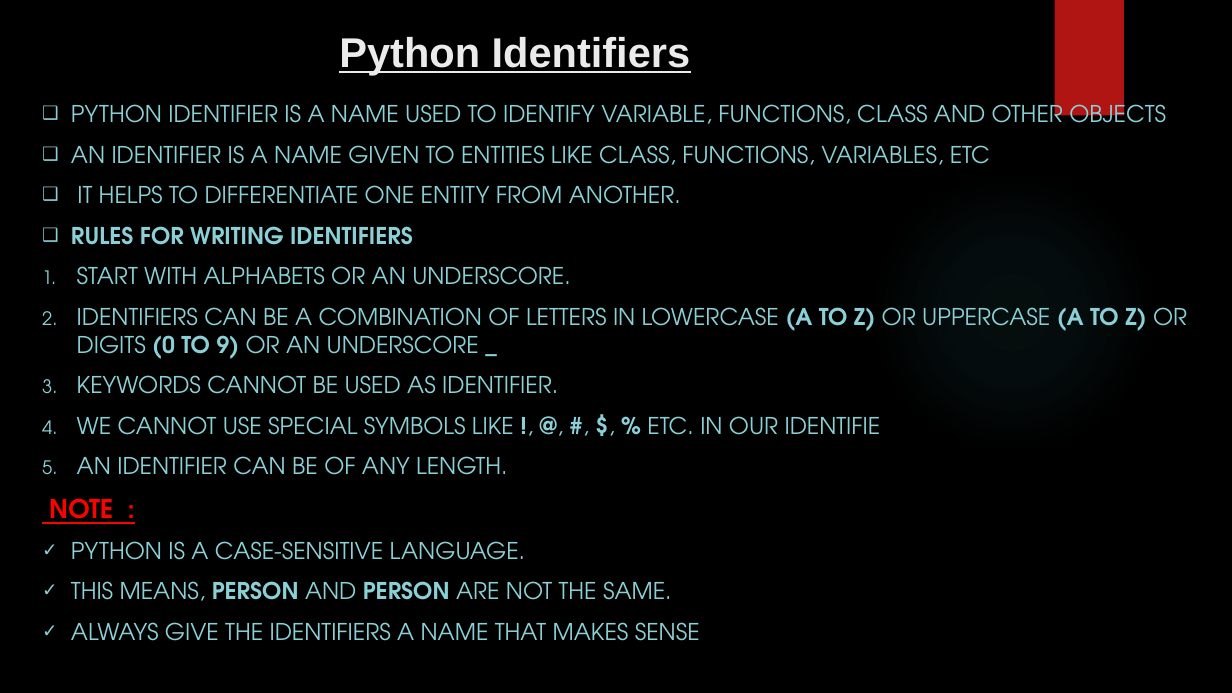
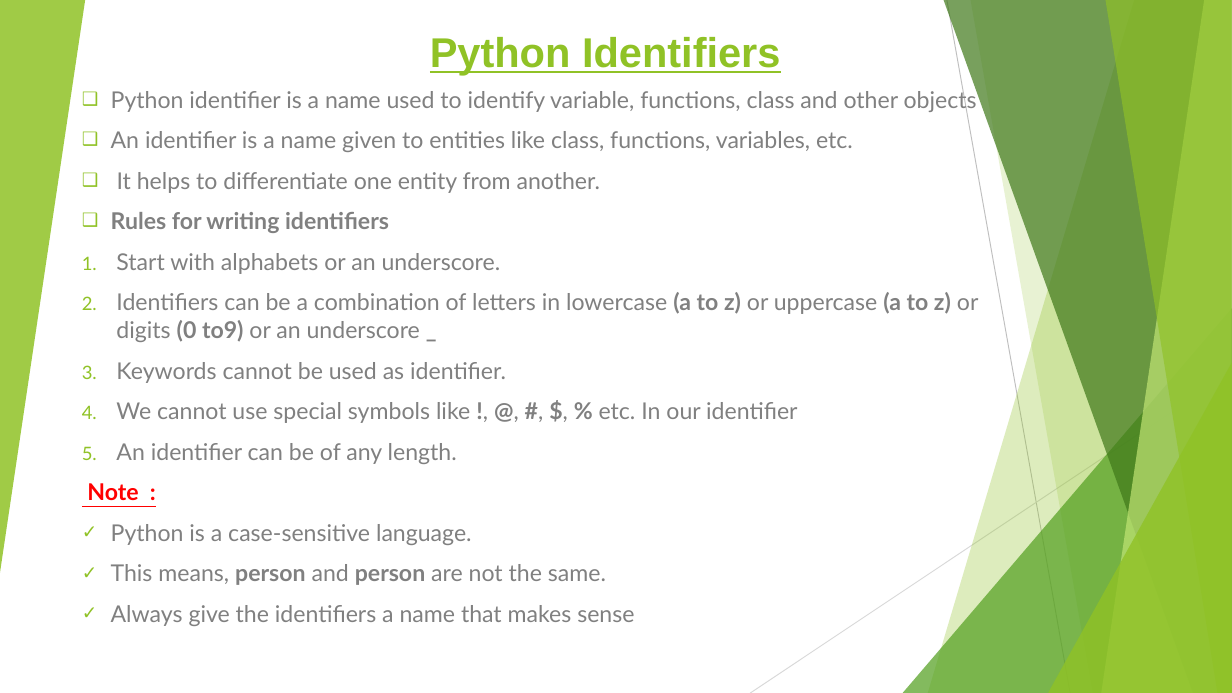
Before and after one commit to tauovir/Materials, a slide deck: slide 2 of Python Session/Python_9_may.pptx. Drawn at 1232x693 pixels with LibreOffice and Linux fonts; fonts in the diff are those of the drawing; background and template pictures are left out. Boxes give left, top, right and bottom in pixels: in the first picture for what was removed or moved away, otherwise in the second. Text is boxed around its words. In the diff, an @@ line names an element or a change of style, - is before the commit and + after.

```diff
--- a/Python Session/Python_9_may.pptx
+++ b/Python Session/Python_9_may.pptx
@@ background picture (left out) to #FFFFFF @@
@@ group added at <box>0,0,1232,693</box>: 5 freeform shapes, 3 triangles, 2 lines @@
@@ title "Python Identifiers" at <box>430,37,781,75</box>: text colour #EBEBEB to #90C226; alignment left to right @@
@@ rectangle removed at <box>1055,0,1124,116</box> @@
@@ subtitle at <box>87,87,979,626</box>: text changed; font TeX Gyre Adventor to Lato; text colour #8AD0D6 to #808080 @@
-❑ PYTHON IDENTIFIER IS A NAME USED TO IDENTIFY VARIABLE, FUNCTIONS, CLASS AND OTHER OBJECTS
-❑ AN IDENTIFIER IS A NAME GIVEN TO ENTITIES LIKE CLASS, FUNCTIONS, VARIABLES, ETC
-❑ IT HELPS TO DIFFERENTIATE ONE ENTITY FROM ANOTHER.
-❑ RULES FOR WRITING IDENTIFIERS
-1. START WITH ALPHABETS OR AN UNDERSCORE.
-2. IDENTIFIERS CAN BE A COMBINATION OF LETTERS IN LOWERCASE (A TO Z) OR UPPERCASE (A TO Z) OR DIGITS (0 TO 9) OR AN UNDERSCORE _
-3. KEYWORDS CANNOT BE USED AS IDENTIFIER.
-4. WE CANNOT USE SPECIAL SYMBOLS LIKE !, @, #, $, % ETC. IN OUR IDENTIFIE
-5. AN IDENTIFIER CAN BE OF ANY LENGTH.
-NOTE :
-✓ PYTHON IS A CASE-SENSITIVE LANGUAGE.
-✓ THIS MEANS, PERSON AND PERSON ARE NOT THE SAME.
-✓ ALWAYS GIVE THE IDENTIFIERS A NAME THAT MAKES SENSE
+❑ Python identifier is a name used to identify variable, functions, class and other objects
+❑ An identifier is a name given to entities like class, functions, variables, etc.
+❑ It helps to differentiate one entity from another.
+❑ Rules for writing identifiers
+1. Start with alphabets or an underscore.
+2. Identifiers can be a combination of letters in lowercase (a to z) or uppercase (a to z) or digits (0 to9) or an underscore _
+3. Keywords cannot be used as identifier.
+4. We cannot use special symbols like !, @, #, $, % etc. In our identifier
+5. An identifier can be of any length.
+Note :
+✓ Python is a case-sensitive language.
+✓ This means, person and person are not the same.
+✓ Always give the identifiers a name that makes sense
@@ ellipse removed at <box>870,169,1154,454</box> @@
```
Also in this commit, not shown: 7 other slides changed, 3 slides added, 10 other files.
